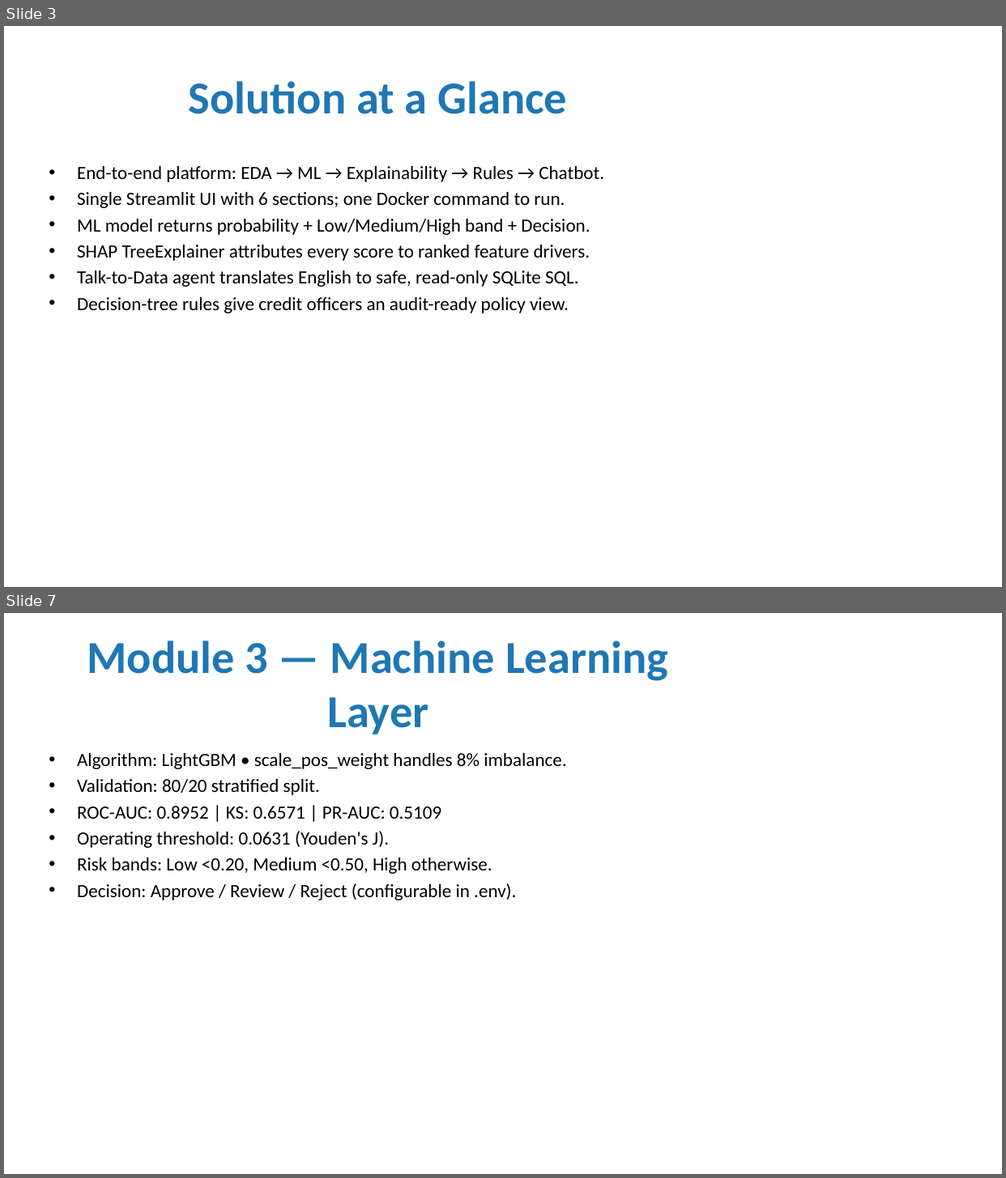
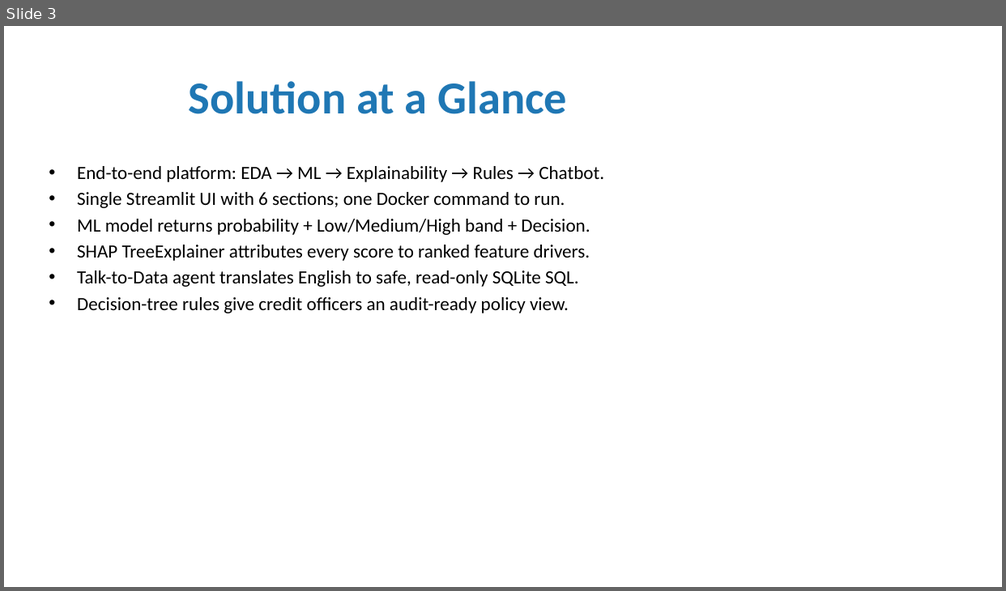
Before and after one commit to ashwani-dhayal/credit-risk-platform, a slide deck: documents/presentation.pptx. Shown one above the other, each under a label of ours: slides 3 and 7 before the commit, slide 3 after it; the slides between them are not shown. The pictures are 1006x1178 and 1006x591 pixels, drawn with LibreOffice and Linux fonts; fonts in the diff are those of the drawing. Boxes give left, top, right and bottom in pixels: in the first picture for what was removed or moved away, otherwise in the second. Text is boxed around its words. In the diff, an @@ line names an element or a change of style, - is before the commit and + after.

```diff
--- a/documents/presentation.pptx
+++ b/documents/presentation.pptx
@@ slide 7 removed at (4,613,1002,1174), background #FFFFFF @@
@@ title removed at (87,641,668,735) @@
-Module 3 — Machine Learning Layer
@@ text removed at (77,753,566,901) @@
-• Algorithm: LightGBM • scale_pos_weight handles 8% imbalance.
-• Validation: 80/20 stratified split.
-• ROC-AUC: 0.8952 | KS: 0.6571 | PR-AUC: 0.5109
-• Operating threshold: 0.0631 (Youden's J).
-• Risk bands: Low <0.20, Medium <0.50, High otherwise.
-• Decision: Approve / Review / Reject (configurable in .env).
```
Also in this commit, not shown: 9 slides changed, 10 slides added, 5 other slides removed, 11 other files.
